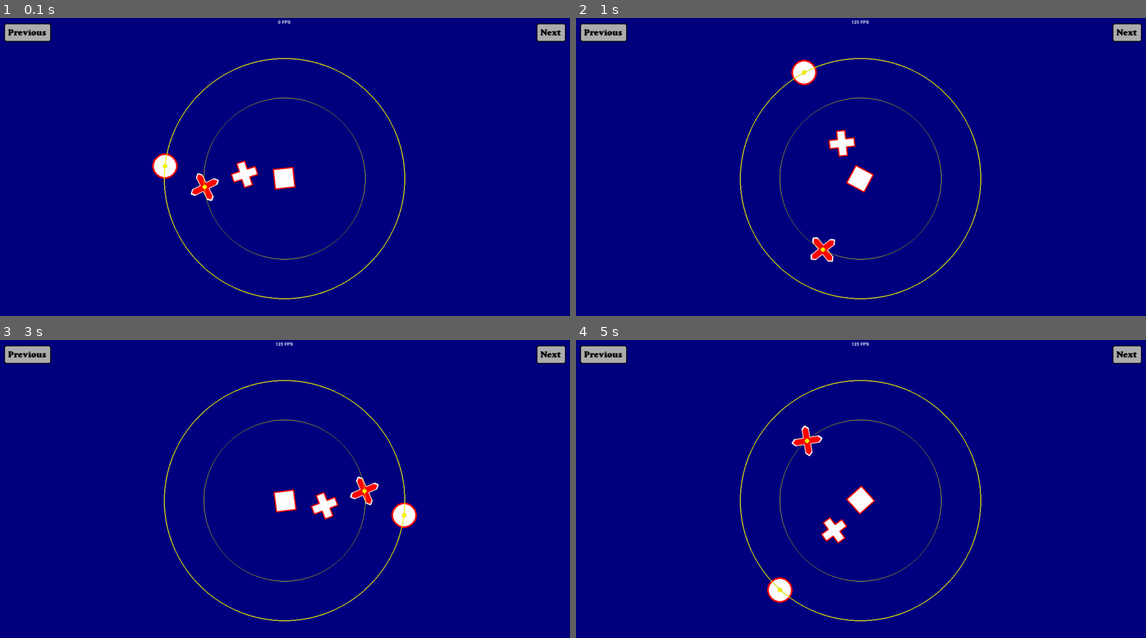
Above: before the commit, frames 1-4 (two rows, left to right).
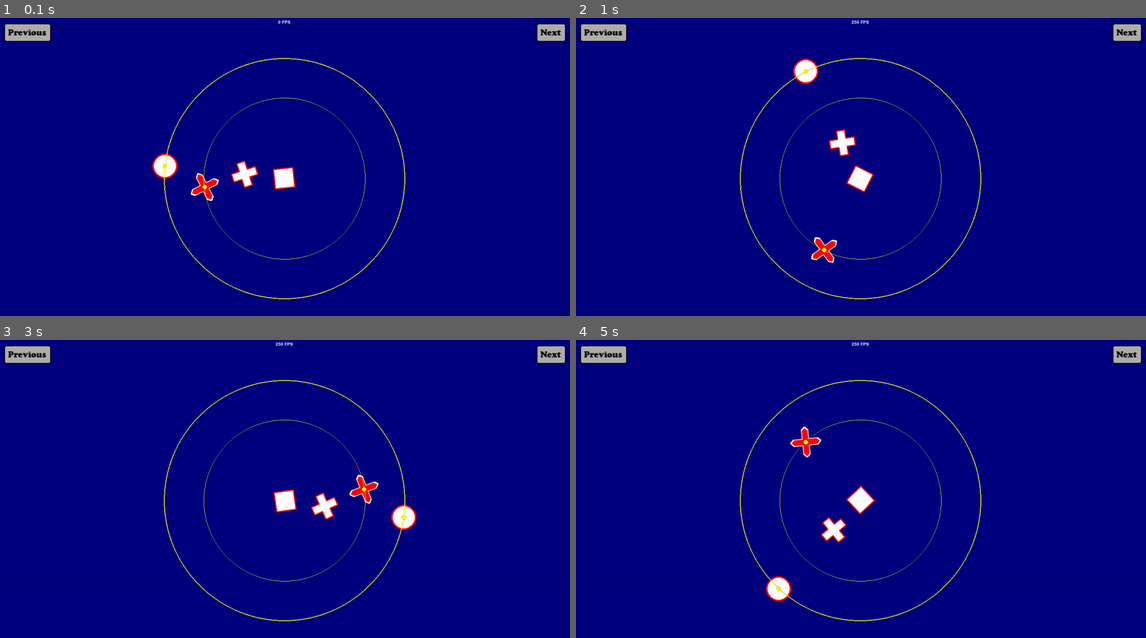
Above: after the commit, the same moments.

Repository: francis-clairicia/PyDiamond
Game: pygame game, started from main.py
Same seed, same stepped clock (60 frames per second), same inputs: the game is played once before the commit and once after it.
Inputs (mouse positions are in pixels of both pictures, inside the frame that each line leads up to):
- Up to frame 1 (0.1 s): no input
- Up to frame 2 (1 s): press the mouse at (604, 29) at 0.37 s; move the mouse to (718, 59) at 0.47 s; release the mouse at (838, 89) at 0.6 s
- Up to frame 3 (3 s): no input
- Up to frame 4 (5 s): no input

Frame 1 is identical in both runs. In frame 2, 0.5% of the frame differs, in the area x 37-53%, y 0-83%; in frame 3, 0.5%, in the area x 47-74%, y 0-64%; in frame 4, 0.5%.

Commit message:
[UPDATE] Forced used of Scene.awake() to initialize the scene

Diff:
--- a/main.py
+++ b/main.py
@@ -2,7 +2,7 @@
 # -*- coding: Utf-8 -*
 
 from __future__ import annotations
-from typing import List, Type
+from typing import Any, List, Type
 from py_diamond.graphics.animation import Animation
 from py_diamond.graphics.button import Button, ImageButton
 from py_diamond.graphics.checkbox import CheckBox
@@ -45,8 +45,8 @@
 
 
 class ShapeScene(MainScene):
-    def __init__(self) -> None:
-        super().__init__()
+    def awake(self, /, **kwargs: Any) -> None:
+        super().awake(**kwargs)
         self.background_color = BLUE_DARK
         # self.__r: RectangleShape = RectangleShape(50, 50, WHITE, outline=3, outline_color=RED)
         # self.__p: PolygonShape = PolygonShape(WHITE, outline=3, outline_color=RED)
@@ -144,8 +144,8 @@
 
 
 class AnimationScene(MainScene):
-    def __init__(self) -> None:
-        super().__init__()
+    def awake(self, /, **kwargs: Any) -> None:
+        super().awake(**kwargs)
         self.rectangle = RectangleShape(50, 50, WHITE, outline=3, outline_color=RED)
         self.animation = Animation(self.rectangle)
 
@@ -170,8 +170,8 @@
 
 
 class GradientScene(Scene):
-    def __init__(self) -> None:
-        super().__init__()
+    def awake(self, /, **kwargs: Any) -> None:
+        super().awake(**kwargs)
         self.background_color = BLUE_DARK
         self.horizontal: HorizontalGradientShape = HorizontalGradientShape(100, 100, RED, YELLOW)
         self.vertical: VerticalGradientShape = VerticalGradientShape(100, 100, RED, YELLOW)
@@ -219,8 +219,8 @@
 
 
 class RainbowScene(MainScene):
-    def __init__(self) -> None:
-        super().__init__()
+    def awake(self, /, **kwargs: Any) -> None:
+        super().awake(**kwargs)
         self.rainbow = Rainbow(*self.window.size)
 
     def on_start_loop(self) -> None:
@@ -234,8 +234,8 @@
 
 
 class TextScene(Scene):
-    def __init__(self) -> None:
-        super().__init__()
+    def awake(self, /, **kwargs: Any) -> None:
+        super().awake(**kwargs)
         self.background_color = BLUE_DARK
         self.text = Text(
             "I'm a text", font=(None, 300), italic=True, color=WHITE, shadow_x=-25, shadow_y=-25, wrap=5, justify="center"
@@ -274,8 +274,8 @@
 
 
 class ResourceScene(MainScene):
-    def __init__(self) -> None:
-        super().__init__()
+    def awake(self, /, **kwargs: Any) -> None:
+        super().awake(**kwargs)
         self.cactus = Sprite(image=ImagesResources.cactus)
         self.cactus.size = 100, 100
         self.cactus.topleft = 20, 20
@@ -287,8 +287,8 @@
 
 
 class AnimatedSpriteScene(MainScene):
-    def __init__(self) -> None:
-        super().__init__()
+    def awake(self, /, **kwargs: Any) -> None:
+        super().awake(**kwargs)
         self.background_color = BLUE_DARK
         self.sprite: AnimatedSprite = AnimatedSprite(*ImagesResources.car)
         self.sprite.start_sprite_animation(loop=True)
@@ -308,8 +308,8 @@
 
 
 class EventScene(MainScene):
-    def __init__(self) -> None:
-        super().__init__()
+    def awake(self, /, **kwargs: Any) -> None:
+        super().awake(**kwargs)
         self.background_color = BLUE_DARK
         self.cross: CrossShape = CrossShape(50, 50, type="diagonal", color=RED, outline_color=WHITE, outline=3)
         self.circle: CircleShape = CircleShape(4, color=YELLOW)
@@ -336,8 +336,8 @@
 
 
 class TextImageScene(MainScene):
-    def __init__(self) -> None:
-        super().__init__()
+    def awake(self, /, **kwargs: Any) -> None:
+        super().awake(**kwargs)
         self.background_color = BLUE_DARK
         self.text: TextImage = TextImage(
             "I'm a text", img=ImagesResources.cactus, font=(None, 50), color=WHITE, shadow_x=-5, shadow_y=-5, wrap=5
@@ -356,8 +356,8 @@
 
 
 class ButtonScene(MainScene):
-    def __init__(self) -> None:
-        super().__init__()
+    def awake(self, /, **kwargs: Any) -> None:
+        super().awake(**kwargs)
         self.background_color = BLUE_DARK
         self.button = Button(
             self,
@@ -393,8 +393,8 @@
 
 
 class CheckBoxScene(MainScene):
-    def __init__(self) -> None:
-        super().__init__()
+    def awake(self, /, **kwargs: Any) -> None:
+        super().awake(**kwargs)
         self.background_color = BLUE_DARK
         self.text = Text(font=(FontResources.cooperblack, 40), color=WHITE, shadow_x=3, shadow_y=3)
         self.box: CheckBox[int, int] = CheckBox(self, 50, 50, BLUE_LIGHT, off_value=0, on_value=10, callback=self.__set_text)
@@ -414,8 +414,8 @@
 
 
 class ProgressScene(MainScene):
-    def __init__(self) -> None:
-        super().__init__()
+    def awake(self, /, **kwargs: Any) -> None:
+        super().awake(**kwargs)
         self.background_color = BLUE_DARK
         self.progress = progress = ProgressBar(500, 75, from_=10, to=90)
         self.restart = restart = ImageButton(
@@ -439,8 +439,8 @@
 
 
 class ScaleScene(MainScene):
-    def __init__(self) -> None:
-        super().__init__()
+    def awake(self, /, **kwargs: Any) -> None:
+        super().awake(**kwargs)
         self.background_color = BLUE_DARK
         self.text = text = Text(font=(FontResources.cooperblack, 40), color=WHITE, shadow_x=3, shadow_y=3)
         self.scale = scale = Scale(
@@ -458,8 +458,8 @@
 
 
 class EntryScene(MainScene):
-    def __init__(self) -> None:
-        super().__init__()
+    def awake(self, /, *args: Any, **kwargs: Any) -> None:
+        super().awake(*args, **kwargs)
         self.background_color = BLUE_DARK
         self.entry = entry = Entry(self, font=(None, 70))
         entry.center = self.window.center
--- a/py_diamond/window/display.py
+++ b/py_diamond/window/display.py
@@ -399,22 +399,24 @@
         self.__last_tick: int = self.__fps_tick
 
     def __tick_impl(self, /, framerate: int, use_accurate_delay: bool) -> None:
+        actual_tick: int = Time.get_ticks()
+        last_tick, self.__last_tick = self.__last_tick, actual_tick
+
+        self.__fps_count += 1
+        if self.__fps_count >= 10:
+            self.__fps = self.__fps_count / ((actual_tick - self.__fps_tick) / 1000.0)
+            self.__fps_count = 0
+            self.__fps_tick = actual_tick
+
         if framerate > 0:
             tick_time: int = round(1000 / framerate)
-            elapsed: int = Time.get_ticks() - self.__last_tick
+            elapsed: int = actual_tick - last_tick
             if elapsed < tick_time:
                 delay: int = tick_time - elapsed
                 if use_accurate_delay:
                     Time.delay(delay)
                 else:
                     Time.wait(delay)
-
-        self.__last_tick = Time.get_ticks()
-        self.__fps_count += 1
-        if self.__fps_count >= 10:
-            self.__fps = self.__fps_count / ((Time.get_ticks() - self.__fps_tick) / 1000.0)
-            self.__fps_count = 0
-            self.__fps_tick = Time.get_ticks()
 
     def tick(self, /, framerate: int = 0) -> None:
         return self.__tick_impl(framerate, False)
--- a/py_diamond/window/scene.py
+++ b/py_diamond/window/scene.py
@@ -55,30 +55,8 @@
     __abstractmethods__: FrozenSet[str]
     __namespaces: ClassVar[Dict[type, str]] = dict()
 
-    def __new__(metacls, /, name: str, bases: Tuple[type, ...], namespace: Dict[str, Any], **kwargs: Any) -> MetaScene:
-        if "Scene" not in globals():
-            return super().__new__(metacls, name, bases, namespace, **kwargs)
-
-        if len(bases) > 1:
-            raise TypeError("Multiple inheritance not supported")
-
-        if not any(issubclass(cls, Scene) for cls in bases):
-            raise TypeError(
-                f"{name!r} must be inherits from a {Scene.__name__} class in order to use {MetaScene.__name__} metaclass"
-            )
-
-        for attr_name, attr_obj in namespace.items():
-            if attr_name == "__new__":
-                raise TypeError("__new__ method must not be overridden")
-            namespace[attr_name] = metacls.__apply_theme_namespace_decorator(attr_obj)
-
-        cls = super().__new__(metacls, name, bases, namespace, **kwargs)
-        if not cls.__abstractmethods__:
-            _ALL_SCENES.append(cast(Type[Scene], cls))
-        return cls
-
-    def __init__(
-        cls,
+    def __new__(
+        metacls,
         /,
         name: str,
         bases: Tuple[type, ...],
@@ -86,10 +64,31 @@
         framerate: int = 0,
         busy_loop: bool = False,
         **kwargs: Any,
-    ) -> None:
-        super().__init__(name, bases, namespace, **kwargs)
-        cls.__framerate: int = max(int(framerate), 0)
-        cls.__busy_loop: bool = truth(busy_loop)
+    ) -> MetaScene:
+        if "Scene" not in globals():
+            return super().__new__(metacls, name, bases, namespace, **kwargs)
+
+        if len(bases) > 1:
+            raise TypeError("Multiple inheritance not supported")
+
+        if not any(issubclass(cls, Scene) for cls in bases):
+            raise TypeError(
+                f"{name!r} must be inherits from a {Scene.__name__} class in order to use {MetaScene.__name__} metaclass"
+            )
+
+        for attr_name, attr_obj in namespace.items():
+            if attr_name == "__new__":
+                raise TypeError("__new__ method must not be overridden")
+            if attr_name == "__init__":
+                raise TypeError("Do not override __init__ method, use awake() method instead")
+            namespace[attr_name] = metacls.__apply_theme_namespace_decorator(attr_obj)
+
+        cls = super().__new__(metacls, name, bases, namespace, **kwargs)
+        if not cls.__abstractmethods__:
+            _ALL_SCENES.append(cast(Type[Scene], cls))
+            cls.__framerate = max(int(framerate), 0)
+            cls.__busy_loop = truth(busy_loop)
+        return cls
 
     def __setattr__(cls, name: str, value: Any, /) -> None:
         if name == "__new__":
@@ -109,12 +108,12 @@
     def get_required_framerate(cls, /) -> int:
         if cls.__abstractmethods__:
             raise TypeError(f"{cls.__name__} is an abstract class")
-        return cls.__framerate
+        return cls.__framerate  # type: ignore[no-any-return, attr-defined]
 
     def require_busy_loop(cls, /) -> bool:
         if cls.__abstractmethods__:
             raise TypeError(f"{cls.__name__} is an abstract class")
-        return cls.__busy_loop
+        return cls.__busy_loop  # type: ignore[no-any-return, attr-defined]
 
     @staticmethod
     def __theme_namespace_decorator(func: Callable[..., Any], /) -> Callable[..., Any]:
@@ -165,9 +164,6 @@
     __T = TypeVar("__T", bound="Scene")
     __instances: ClassVar[Set[Type[Scene]]] = set()
 
-    def __init_subclass__(cls, /, **kwargs: Any) -> None:
-        super().__init_subclass__()
-
     def __new__(cls: Type[__T], /) -> __T:
         instances: Set[Type[Scene.__T]] = Scene.__instances  # type: ignore
         if cls in instances:
@@ -198,7 +194,7 @@
         with suppress(KeyError):
             Scene.__instances.remove(type(self))
 
-    def awake(self, /, *args: Any, **kwargs: Any) -> None:
+    def awake(self, /, **kwargs: Any) -> None:
         pass
 
     def on_start_loop(self, /) -> None:
@@ -362,6 +358,7 @@
         while self.is_open():
             try:
                 self.handle_events()
+                self.update_scene()
                 self.render_scene()
                 self.refresh()
             except _SceneManager.NewScene as exc:
@@ -371,10 +368,14 @@
                 print(f"{type(exc).__name__}: {exc}")
                 continue
 
+    def update_scene(self, /) -> None:
+        scene: Optional[Scene] = self.__scenes.top()
+        if scene:
+            scene.update()
+
     def render_scene(self, /) -> None:
         scene: Optional[Scene] = self.__scenes.top()
         if scene:
-            scene.update()
             self.clear(scene.background_color)
             scene.render()
 
@@ -505,6 +506,7 @@
             if actual_scene is not None:
                 if isinstance(transition, ReturningSceneTransition):
                     self.__returning_transitions[actual_scene.__class__] = transition
+                next_scene.on_start_loop()
                 if transition is not None:
                     transition.show_new_scene(self.window, actual_scene, next_scene)
                 actual_scene.on_quit()
@@ -517,11 +519,11 @@
                 closed_scene = stack.pop(0)
                 closing_scenes.append(closed_scene)
                 self.__returning_transitions.pop(closed_scene.__class__, None)
+            next_scene.on_start_loop()
             if returning_transition is not None:
                 returning_transition.hide_actual_scene(self.window, actual_scene, next_scene)
             for closed_scene in closing_scenes:
                 closed_scene.on_quit()
-        next_scene.on_start_loop()
         raise _SceneManager.NewScene(actual_scene, next_scene)
 
     def go_back(self) -> NoReturn:
